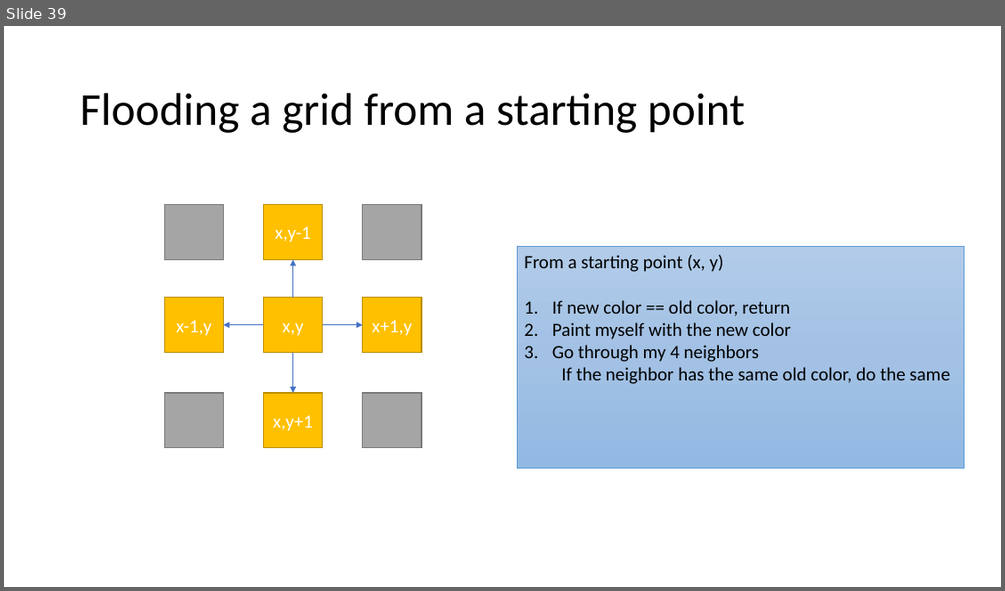
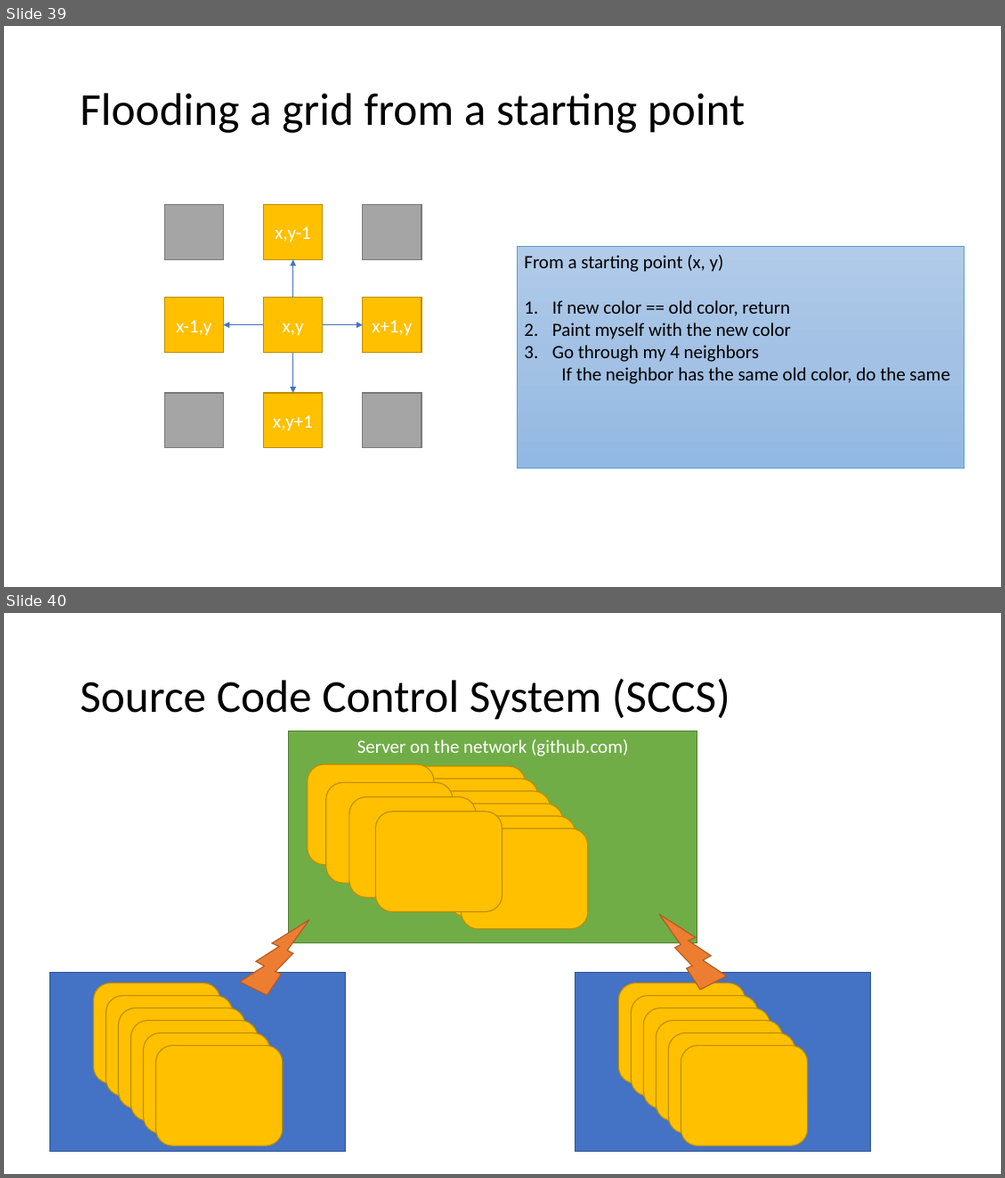
Before and after one commit to brianwhu/fun-in-js, a slide deck: documents/DataStructures.pptx. Shown one above the other, each under a label of ours: slide 39 before the commit, slides 39 and 40 after it. The pictures are 1005x591 and 1005x1178 pixels, drawn with LibreOffice and Linux fonts; fonts in the diff are those of the drawing. Boxes give left, top, right and bottom in pixels: in the first picture for what was removed or moved away, otherwise in the second. Text is boxed around its words. In the diff, an @@ line names an element or a change of style, - is before the commit and + after.

```diff
--- a/documents/DataStructures.pptx
+++ b/documents/DataStructures.pptx
@@ slide 40 added at <box>4,613,1001,1174</box>, background #FFFFFF @@
@@ title added at <box>80,678,730,720</box>, 44 pt, text #000000 @@
+Source Code Control System (SCCS)
@@ rectangle added at <box>289,731,697,943</box>, fill #70AD47, outline #538035 1 pt, 18 pt, text #FFFFFF @@
+Server on the network (github.com)
@@ rounded rectangle added at <box>307,764,434,864</box>, fill #FFC000, outline #BD8E00 1 pt @@
@@ rounded rectangle added at <box>399,766,526,867</box>, fill #FFC000, outline #BD8E00 1 pt @@
@@ rounded rectangle added at <box>326,783,453,883</box>, fill #FFC000, outline #BD8E00 1 pt @@
@@ rounded rectangle added at <box>349,797,476,897</box>, fill #FFC000, outline #BD8E00 1 pt @@
@@ rounded rectangle added at <box>412,779,538,878</box>, fill #FFC000, outline #BD8E00 1 pt @@
@@ rounded rectangle added at <box>423,791,550,892</box>, fill #FFC000, outline #BD8E00 1 pt @@
@@ rounded rectangle added at <box>376,811,502,911</box>, fill #FFC000, outline #BD8E00 1 pt @@
@@ rounded rectangle added at <box>437,803,563,904</box>, fill #FFC000, outline #BD8E00 1 pt @@
@@ rounded rectangle added at <box>449,816,575,916</box>, fill #FFC000, outline #BD8E00 1 pt @@
@@ rounded rectangle added at <box>461,828,587,929</box>, fill #FFC000, outline #BD8E00 1 pt @@
@@ lightning bolt added at <box>240,919,309,995</box>, fill #ED7D31, outline #AF5C24 1 pt @@
@@ lightning bolt added at <box>659,915,727,989</box>, fill #ED7D31, outline #AF5C24 1 pt @@
@@ rectangle added at <box>49,972,346,1151</box>, fill #4472C4, outline #325491 1 pt @@
@@ rounded rectangle added at <box>94,983,220,1083</box>, fill #FFC000, outline #BD8E00 1 pt @@
@@ rectangle added at <box>575,972,872,1151</box>, fill #4472C4, outline #325491 1 pt @@
@@ rounded rectangle added at <box>619,983,745,1083</box>, fill #FFC000, outline #BD8E00 1 pt @@
@@ rounded rectangle added at <box>105,995,232,1095</box>, fill #FFC000, outline #BD8E00 1 pt @@
@@ rounded rectangle added at <box>119,1008,245,1108</box>, fill #FFC000, outline #BD8E00 1 pt @@
@@ rounded rectangle added at <box>631,995,758,1095</box>, fill #FFC000, outline #BD8E00 1 pt @@
@@ rounded rectangle added at <box>643,1008,769,1108</box>, fill #FFC000, outline #BD8E00 1 pt @@
@@ rounded rectangle added at <box>131,1021,258,1121</box>, fill #FFC000, outline #BD8E00 1 pt @@
@@ rounded rectangle added at <box>143,1032,269,1133</box>, fill #FFC000, outline #BD8E00 1 pt @@
@@ rounded rectangle added at <box>656,1021,783,1121</box>, fill #FFC000, outline #BD8E00 1 pt @@
@@ rounded rectangle added at <box>669,1032,795,1133</box>, fill #FFC000, outline #BD8E00 1 pt @@
@@ rounded rectangle added at <box>156,1046,283,1145</box>, fill #FFC000, outline #BD8E00 1 pt @@
@@ rounded rectangle added at <box>680,1046,807,1145</box>, fill #FFC000, outline #BD8E00 1 pt @@
```
Also in this commit, not shown: 3 other files.
